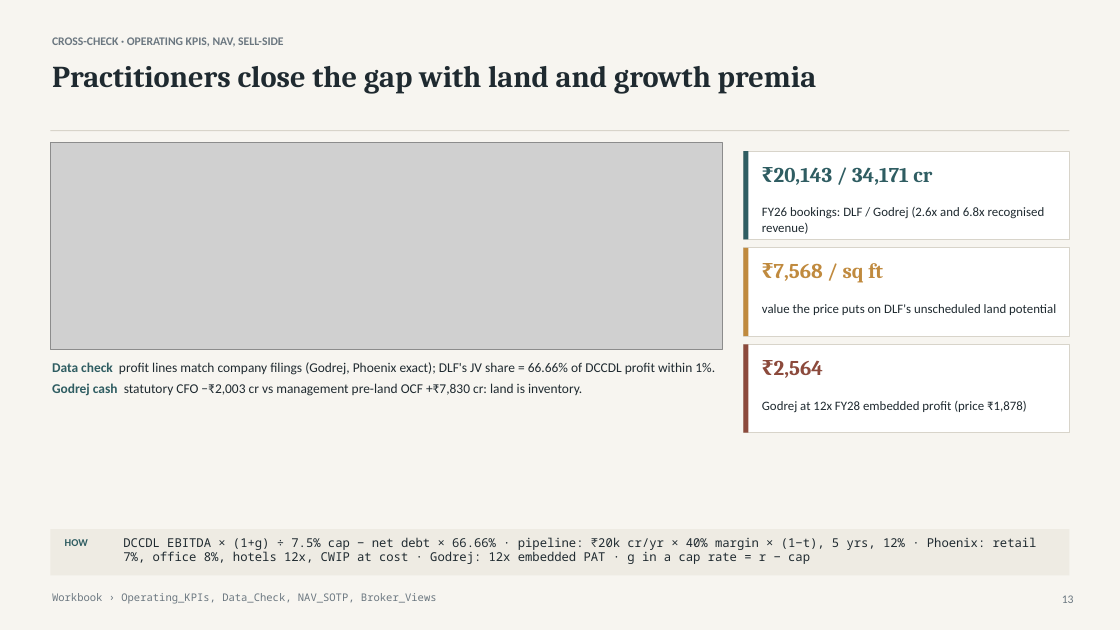
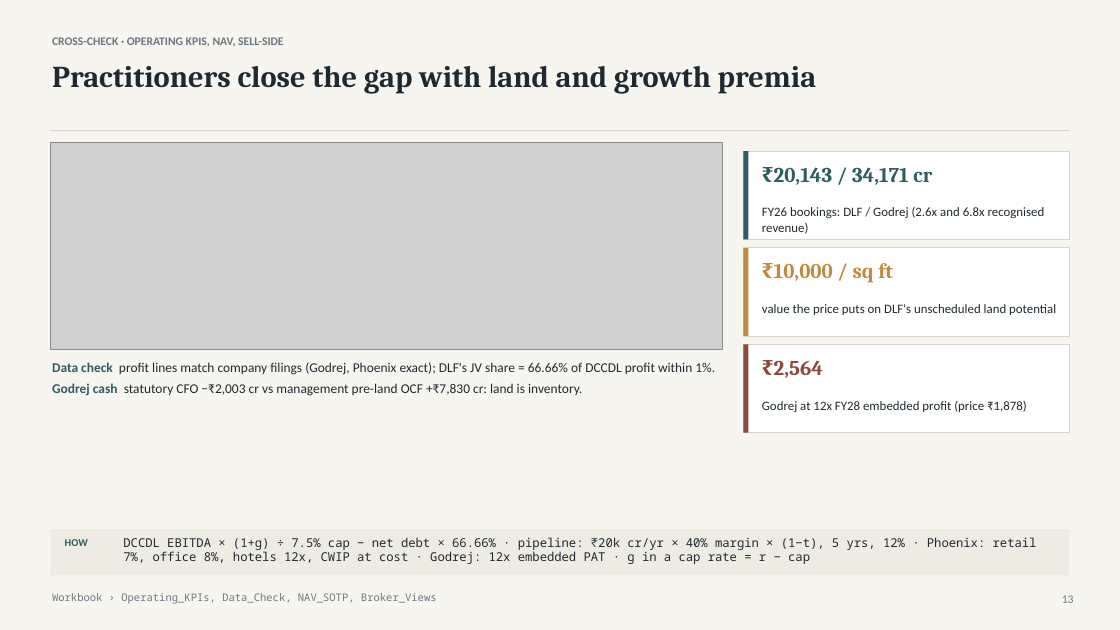
Before and after one commit to atharvaakz/BAAV, a slide deck: slide 13 of reports/ProjectBaav_Group27_Presentation.pptx. Drawn at 1120x630 pixels with LibreOffice and Linux fonts; fonts in the diff are those of the drawing; grey boxes stand for pictures. Boxes give left, top, right and bottom in pixels: in the first picture for what was removed or moved away, otherwise in the second. Text is boxed around its words. In the diff, an @@ line names an element or a change of style, - is before the commit and + after.

```diff
--- a/reports/ProjectBaav_Group27_Presentation.pptx
+++ b/reports/ProjectBaav_Group27_Presentation.pptx
@@ text at box(774, 263, 893, 283): text changed @@
-₹7,568 / sq ft
+₹10,000 / sq ft
```
Also in this commit, not shown: 1 other slide changed, 27 other files.
